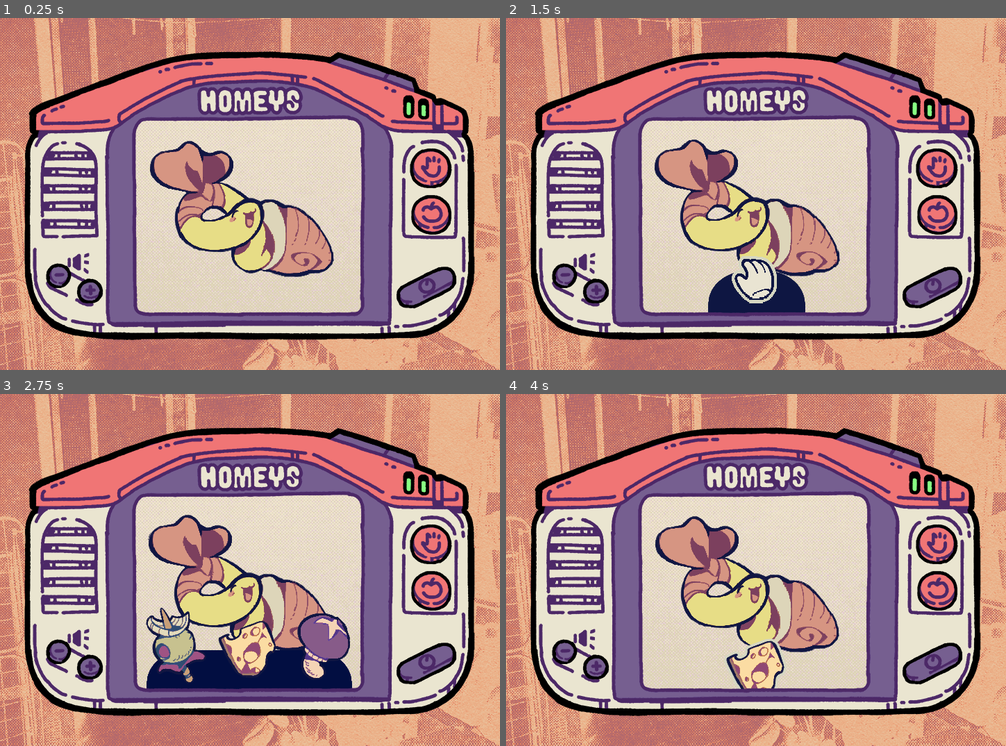
Above: before the commit, frames 1-4 (two rows, left to right).
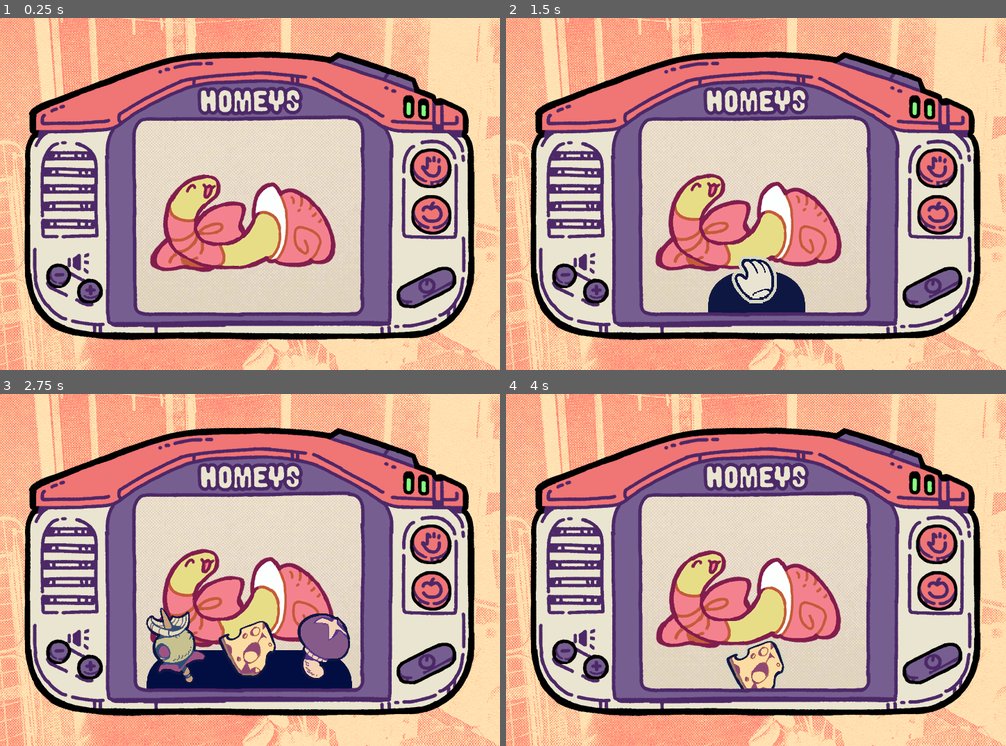
Above: after the commit, the same moments.

Repository: nbmach1ne/Homeys
Game: Godot game, scene res://Assets/Scenes/Game.tscn
Same seed, same stepped clock (60 frames per second), same inputs: the game is played once before the commit and once after it.
Inputs (mouse positions are in pixels of both pictures, inside the frame that each line leads up to):
- Up to frame 1 (0.25 s): no input
- Up to frame 2 (1.5 s): click (931, 169) at 0.5 s; click (756, 278) at 1.25 s
- Up to frame 3 (2.75 s): click (425, 591) at 2 s
- Up to frame 4 (4 s): click (686, 643) at 2.75 s; click (756, 665) at 3.5 s

The runs differ from the first frame. In frame 1, 42% of the frame differs, in the area x 0-100%, y 0-100%; in frame 2, 42%; in frame 3, 40%; in frame 4, 42%.

Commit message:
added new snail graphics

Diff:
--- a/Assets/Scenes/Bichete.tscn
+++ b/Assets/Scenes/Bichete.tscn
@@ -542,11 +542,9 @@
 frame = 2
 
 [node name="BubbleHolder" type="Node2D" parent="."]
-position = Vector2( 118.125, -78.016 )
-scale = Vector2( 1, 1 )
+position = Vector2( 106.022, -67.7063 )
 
 [node name="Bubble" type="Sprite" parent="BubbleHolder"]
-scale = Vector2( 1, 1 )
 texture = ExtResource( 4 )
 vframes = 12
 frame = 11
--- a/Assets/Scenes/Game.tscn
+++ b/Assets/Scenes/Game.tscn
@@ -126,7 +126,7 @@
 food_minigame_dislike = 1
 
 [node name="Bichete" parent="BicheteManager" instance=ExtResource( 4 )]
-position = Vector2( 347.264, 279.866 )
+position = Vector2( 354.606, 267.852 )
 
 [node name="FoodMinigame" type="Node2D" parent="BicheteManager"]
 script = ExtResource( 1 )
Not shown: 6 places in Assets/Scenes/Game.tscn that only renumber resources
Binary file changed: Assets/Sprites/Dependent/Snail/background.png
Binary file changed: Assets/Sprites/Dependent/Snail/buttons_spritesheet.png
Binary file changed: Assets/Sprites/Dependent/Snail/spritesheet.png
Binary file changed: Assets/Sprites/Dependent/Snail/tamagotchi_case.png
Binary file changed: Assets/Sprites/Dependent/background.png
Binary file changed: Assets/Sprites/Dependent/spritesheet.png
